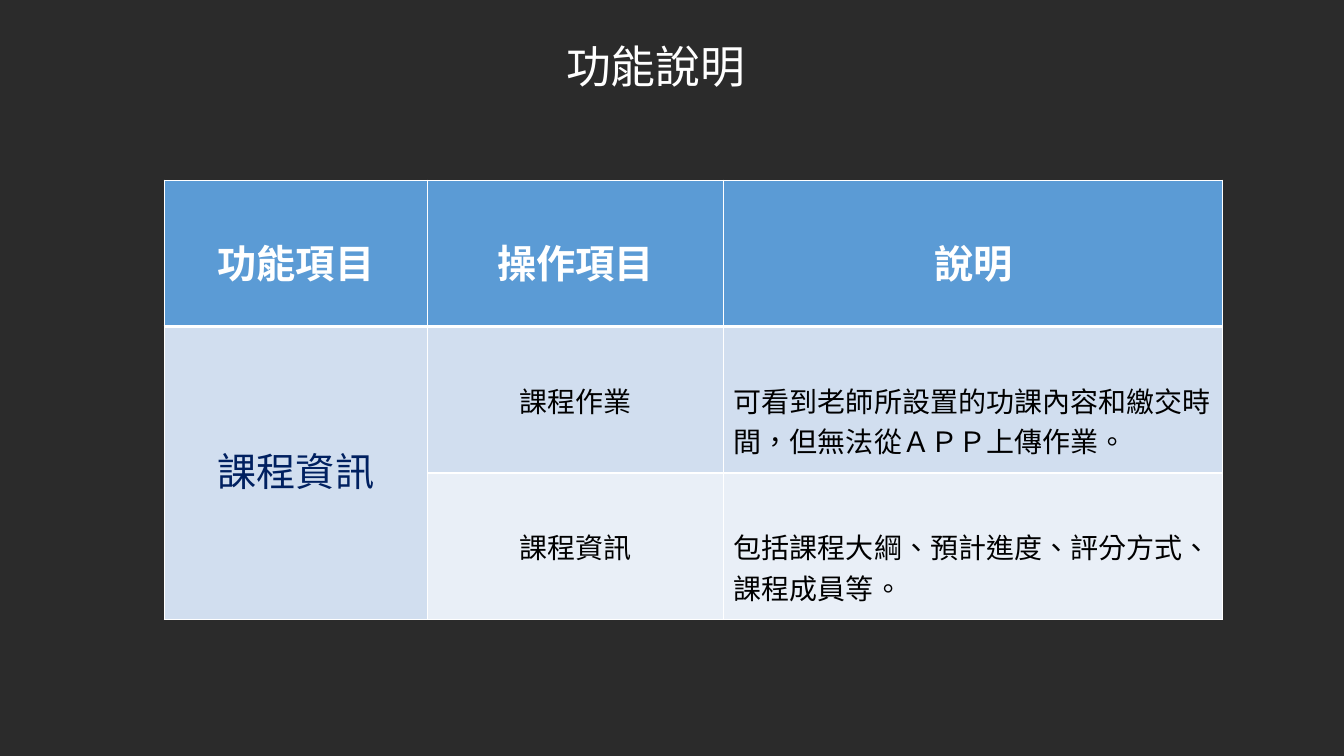
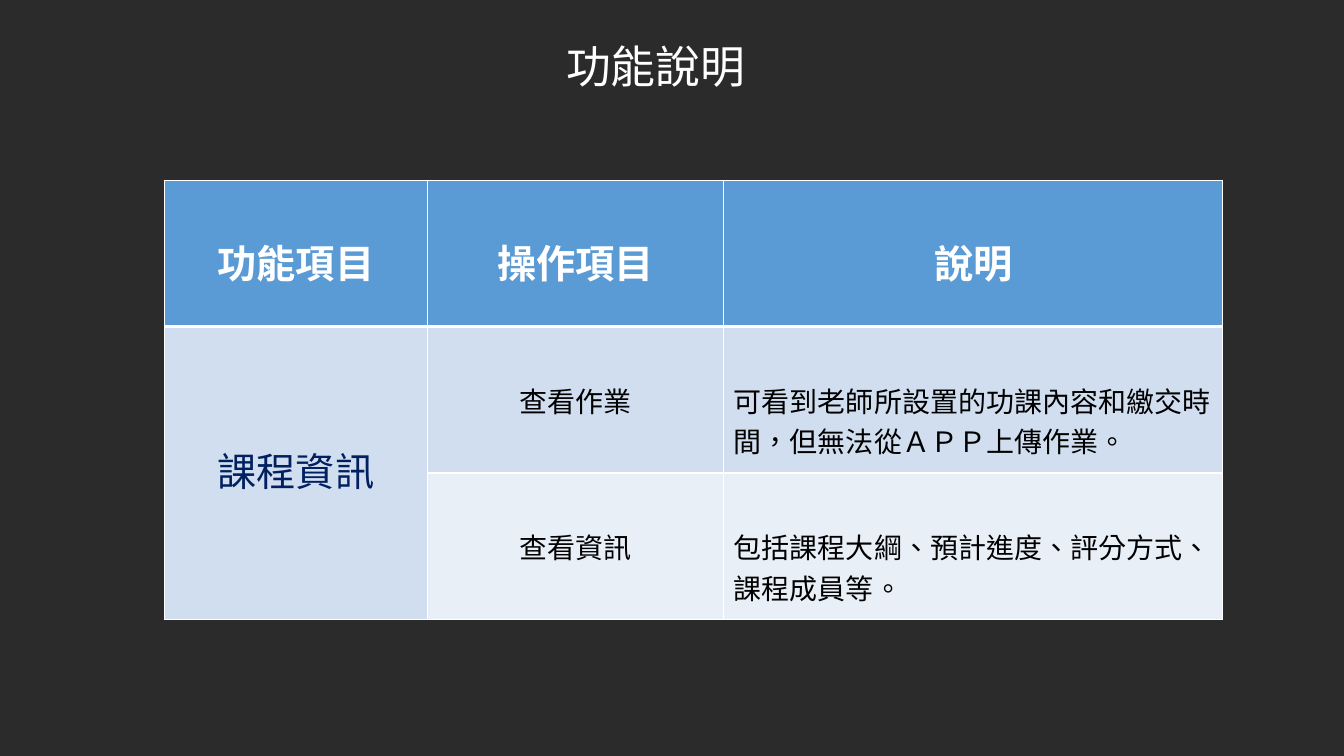
Before and after one commit to JammyTW/107_SE_Team-5, a slide deck: slide 9 of 軟體工程Team5報告 .pptx. Drawn at 1344x756 pixels with LibreOffice and Linux fonts; fonts in the diff are those of the drawing; background and template pictures are left out; a plain dark background stands for a picture behind light text. Boxes give left, top, right and bottom in pixels: in the first picture for what was removed or moved away, otherwise in the second. Text is boxed around its words. In the diff, an @@ line names an element or a change of style, - is before the commit and + after.

```diff
--- a/軟體工程Team5報告 .pptx
+++ b/軟體工程Team5報告 .pptx
@@ table at (x1=164, y1=180, x2=1223, y2=620) @@
-row 2, column 2: 課程作業
+row 2, column 2: 查看作業
-row 3, column 2: 課程資訊
+row 3, column 2: 查看資訊
```
Also in this commit, not shown: 8 other slides changed, 6 slides added, 1 other file.
